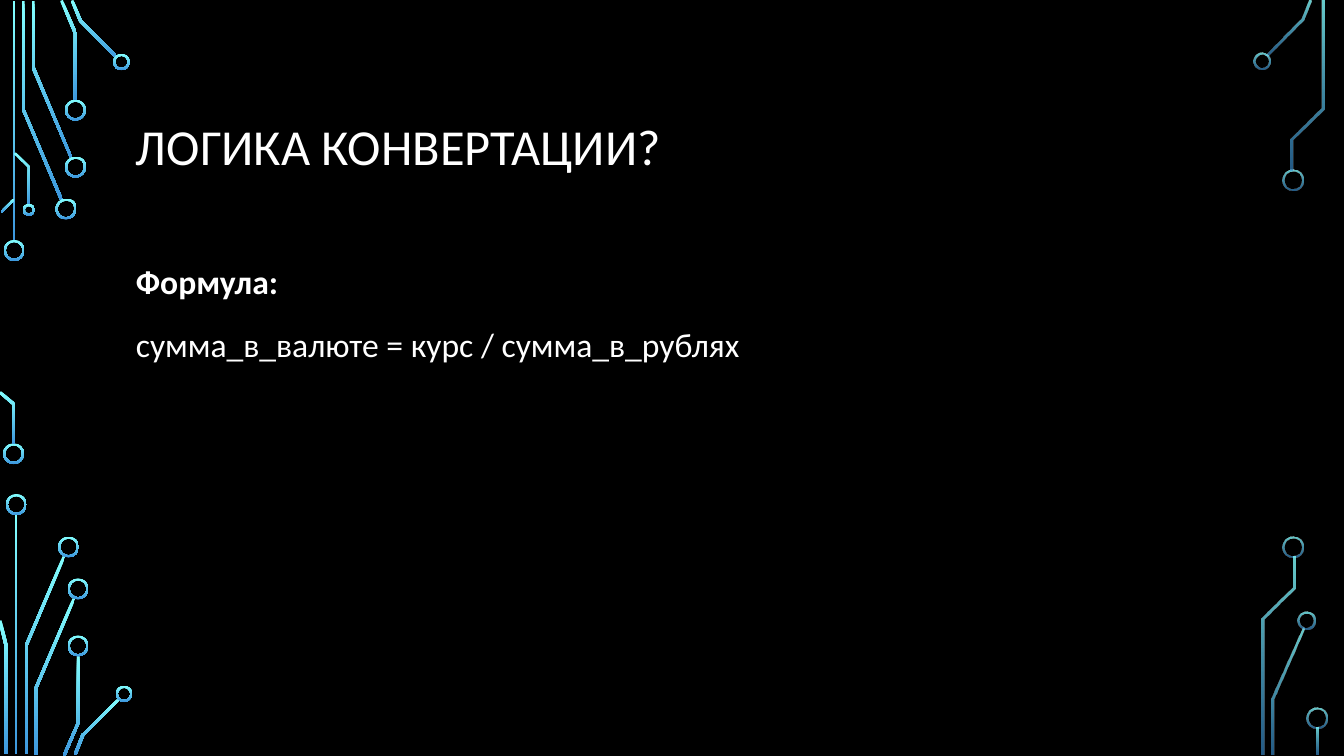
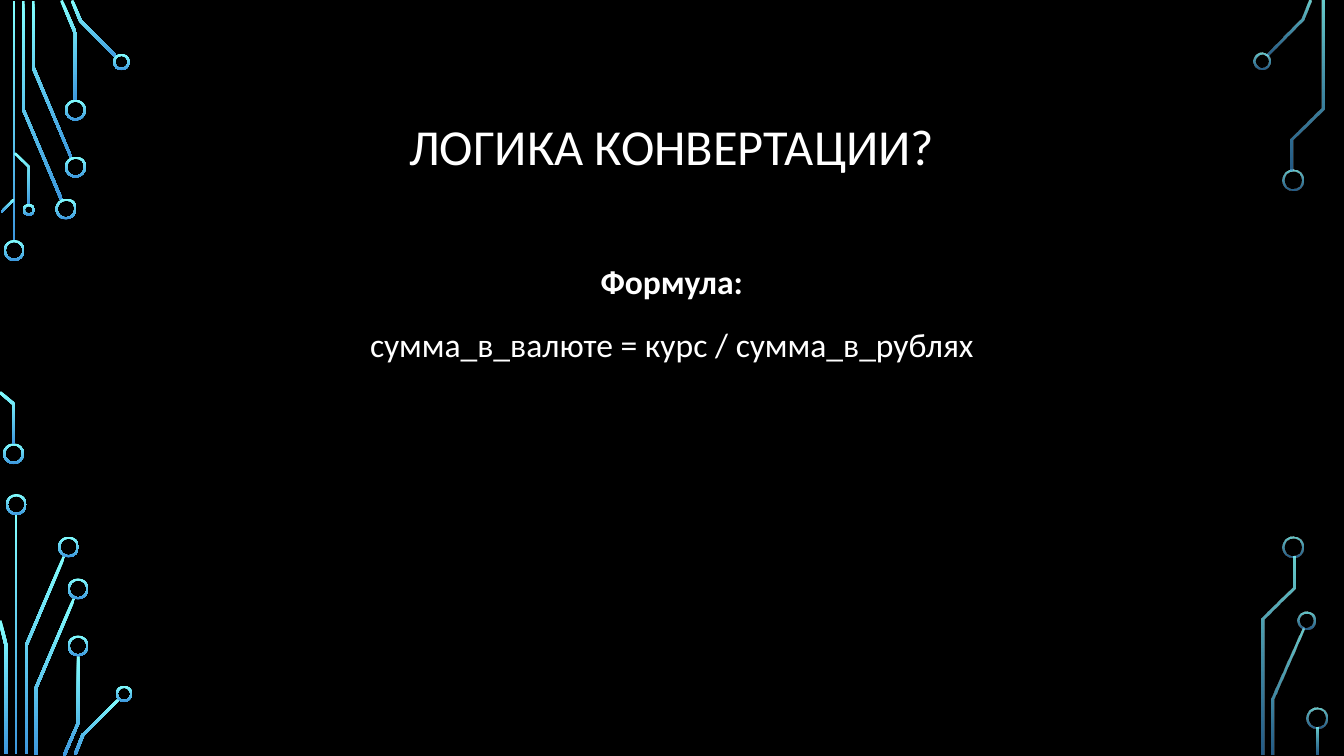
Before and after one commit to BlackPaganYT/Currency_Rates, a slide deck: slide 6 of Конвентатор валют.pptx (slide 5 before the commit). Drawn at 1344x756 pixels with LibreOffice and Linux fonts; fonts in the diff are those of the drawing; background and template pictures are left out. Boxes give left, top, right and bottom in pixels: in the first picture for what was removed or moved away, otherwise in the second. Text is boxed around its words. In the diff, an @@ line names an element or a change of style, - is before the commit and + after.

```diff
--- a/Конвентатор валют.pptx
+++ b/Конвентатор валют.pptx
@@ title "ЛОГИКА КОНВЕРТАЦИИ?" at <box>409,130,934,173</box>: alignment left to centre @@
@@ text "Формула:" at <box>370,271,974,363</box>: alignment left to centre @@
```
Also in this commit, not shown: 8 other slides changed, 5 slides added, 1 slide removed.
